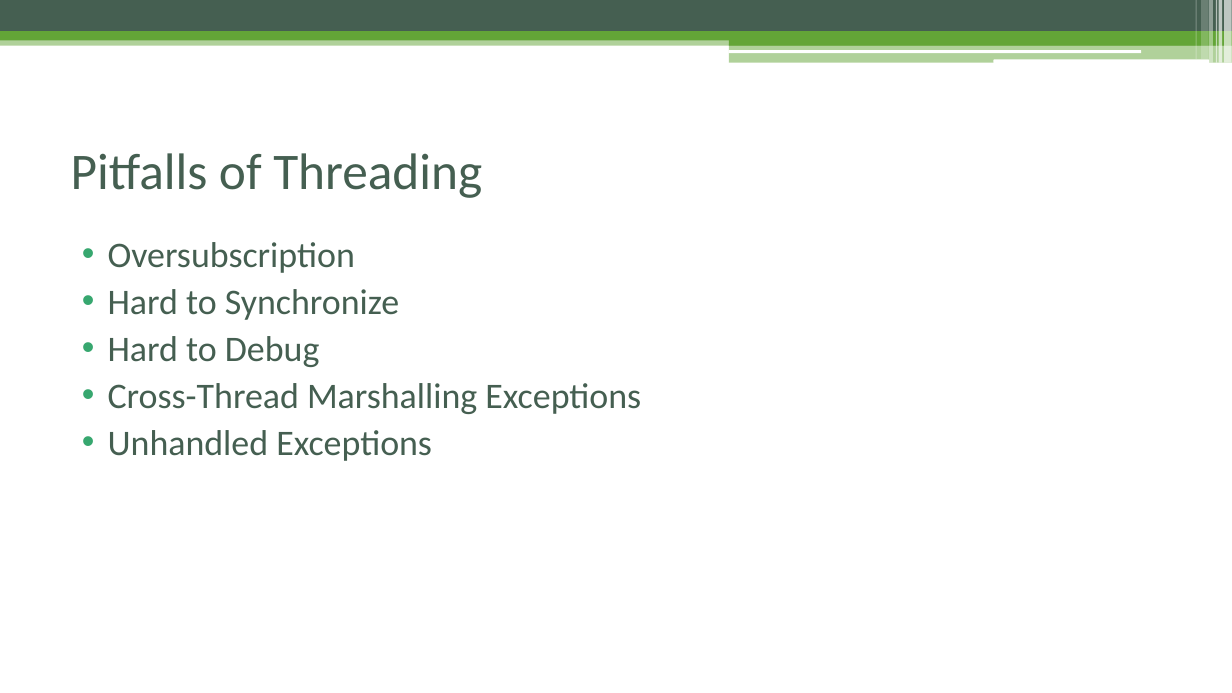
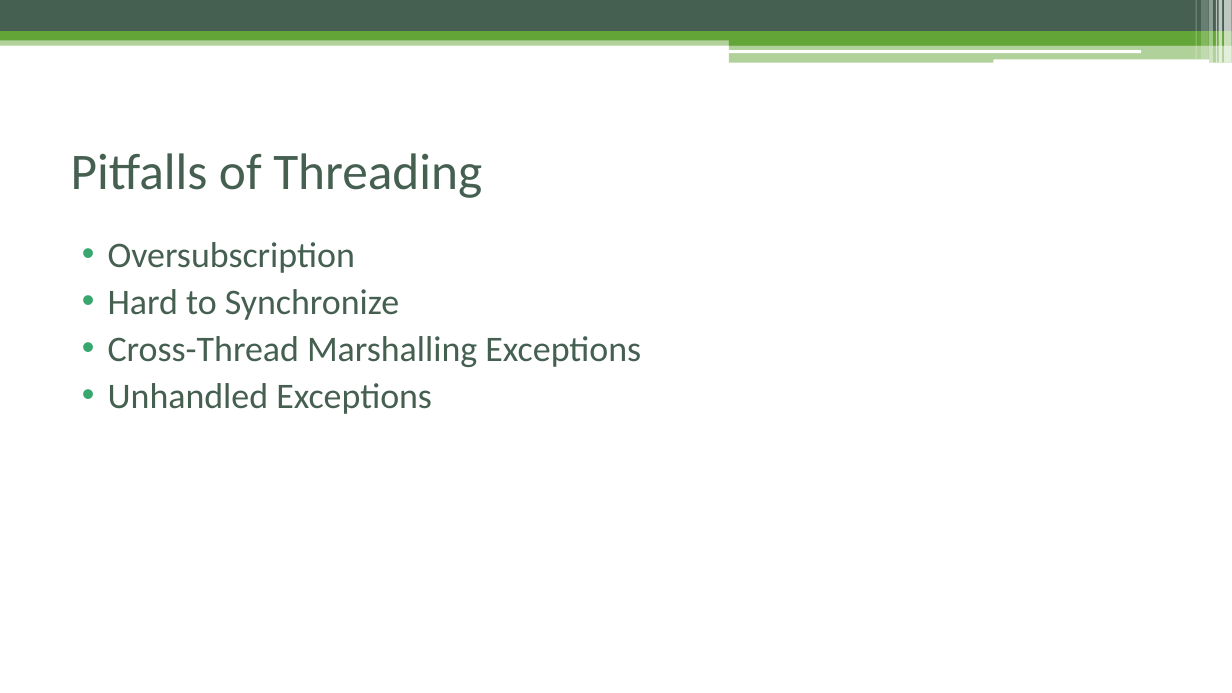
Before and after one commit to taskmatics/evolution-of-threading, a slide deck: slide 6 of Slides/Evolution of Threading in .NET.pptx. Drawn at 1232x693 pixels with LibreOffice and Linux fonts; fonts in the diff are those of the drawing. Boxes give left, top, right and bottom in pixels: in the first picture for what was removed or moved away, otherwise in the second. Text is boxed around its words. In the diff, an @@ line names an element or a change of style, - is before the commit and + after.

```diff
--- a/Slides/Evolution of Threading in .NET.pptx
+++ b/Slides/Evolution of Threading in .NET.pptx
@@ text at [108, 336, 320, 367]: paragraph removed @@
-• Hard to Debug
```
Also in this commit, not shown: 4 other slides changed.
